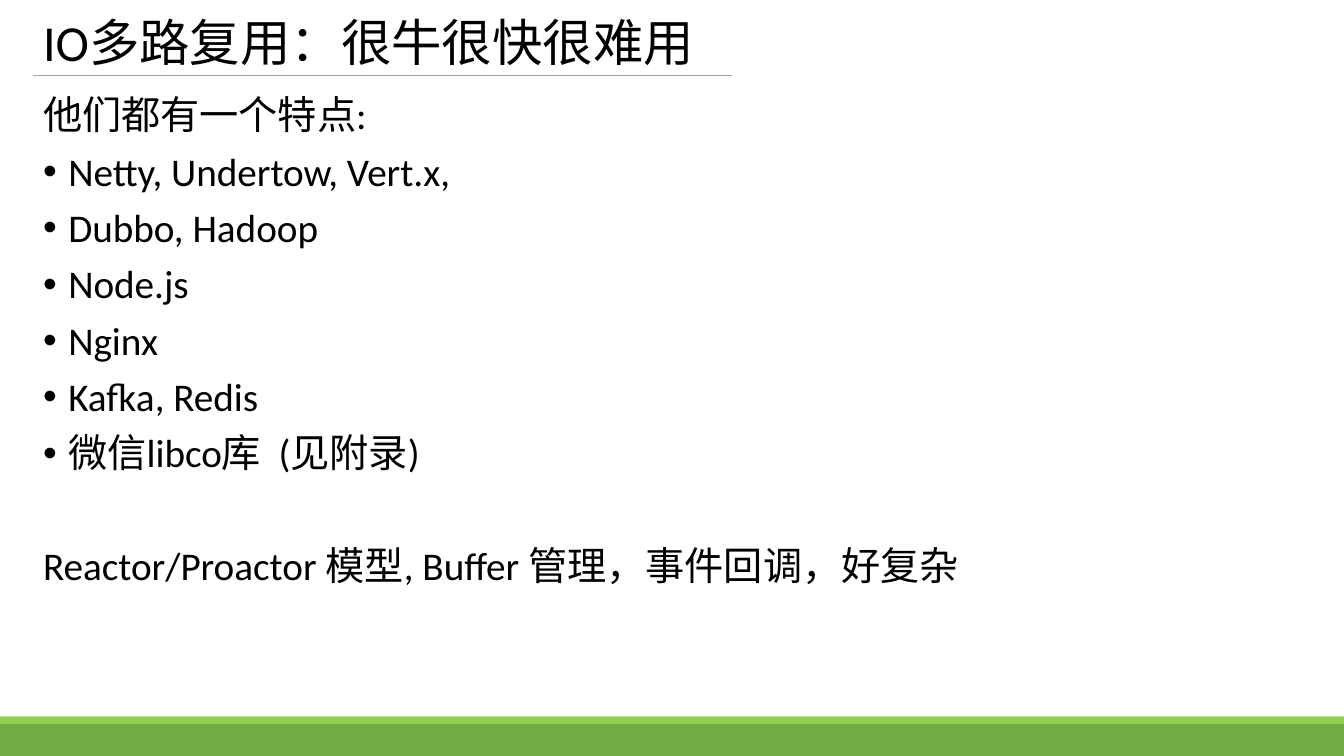
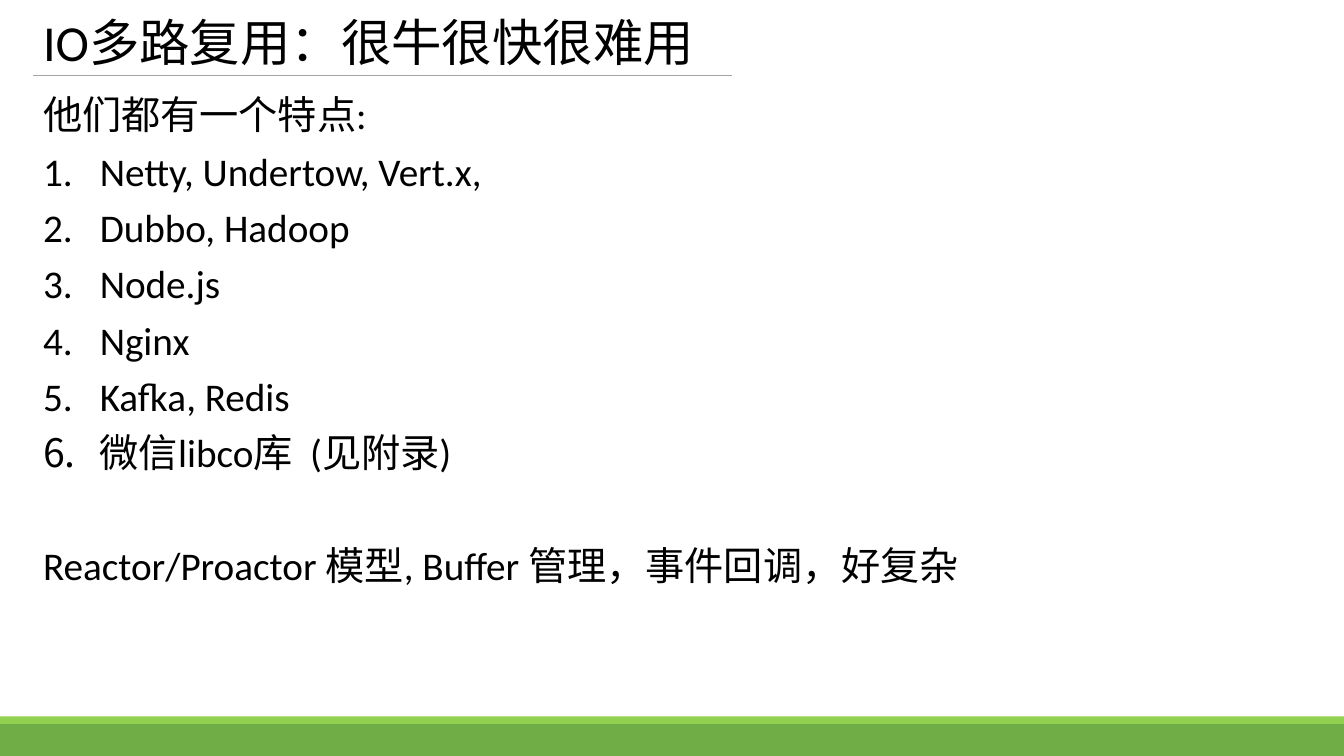
Before and after one commit to zhengbr2/sharing, a slide deck: slide 24 of GolangConcurency.pptx. Drawn at 1344x756 pixels with LibreOffice and Linux fonts; fonts in the diff are those of the drawing. Boxes give left, top, right and bottom in pixels: in the first picture for what was removed or moved away, otherwise in the second. Text is boxed around its words. In the diff, an @@ line names an element or a change of style, - is before the commit and + after.

```diff
--- a/GolangConcurency.pptx
+++ b/GolangConcurency.pptx
@@ text at <box>100,158,481,472</box>: bullet • to 1. @@
```
Also in this commit, not shown: 6 other slides changed.
